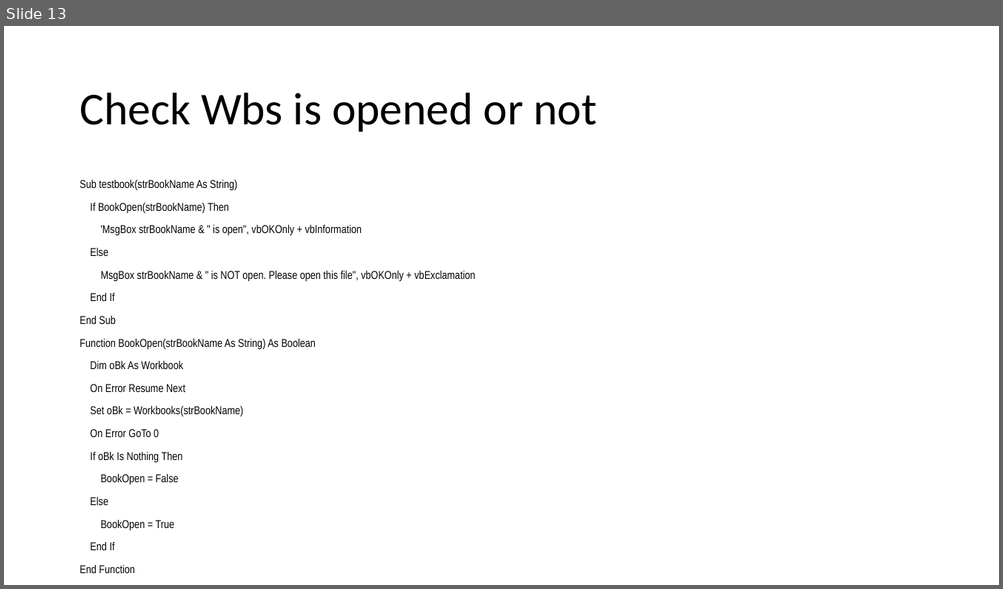
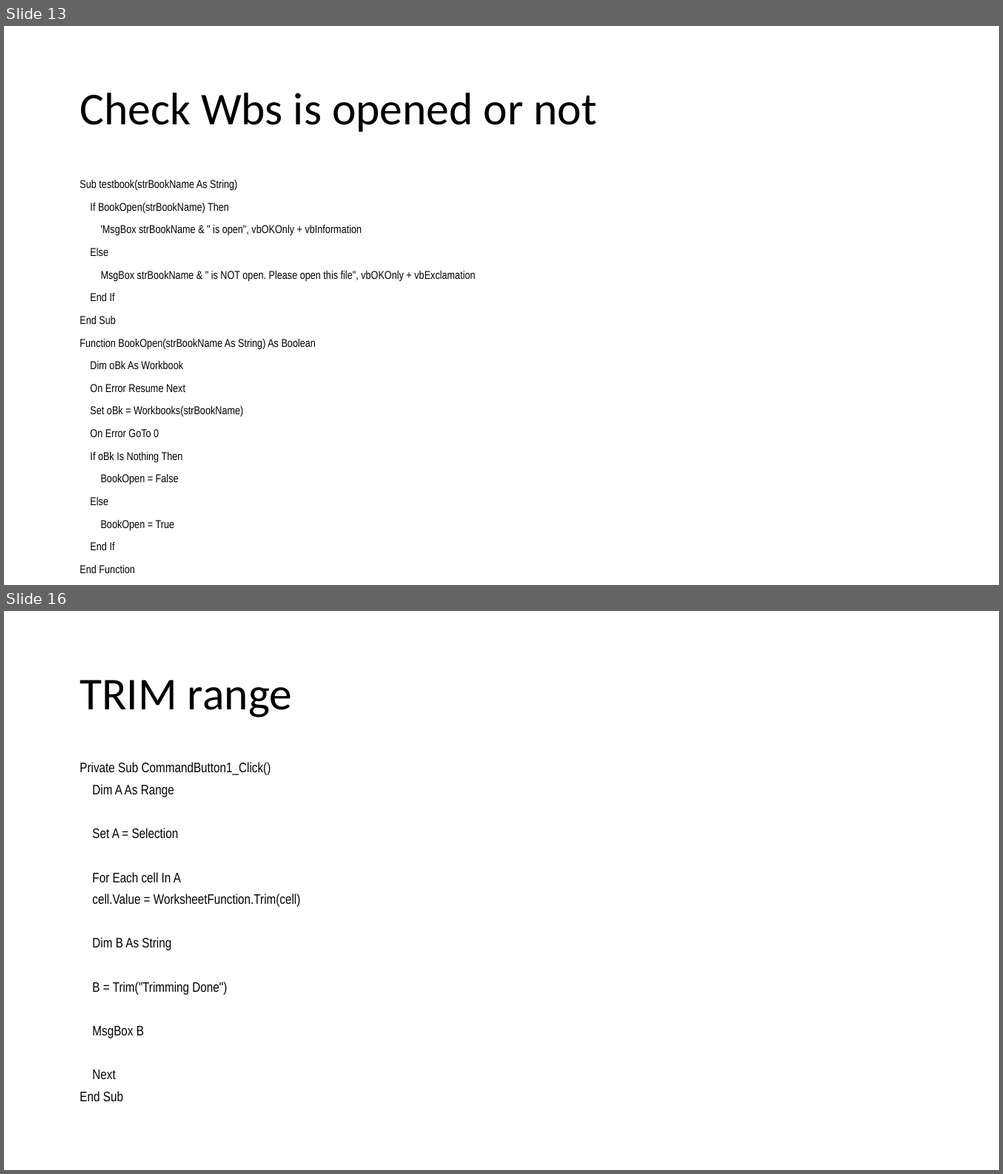
Before and after one commit to daoxuantruong/Demo, a slide deck: VBA_Basic.pptx. Shown one above the other, each under a label of ours: slide 13 before the commit, slides 13 and 16 after it; the slides between them are not shown. The pictures are 1003x589 and 1003x1174 pixels, drawn with LibreOffice and Linux fonts; fonts in the diff are those of the drawing. Boxes give left, top, right and bottom in pixels: in the first picture for what was removed or moved away, otherwise in the second. Text is boxed around its words. In the diff, an @@ line names an element or a change of style, - is before the commit and + after.

```diff
--- a/VBA_Basic.pptx
+++ b/VBA_Basic.pptx
@@ slide 16 added at <box>4,611,999,1170</box>, background #FFFFFF @@
@@ title added at <box>79,680,292,718</box>, 44 pt, text #000000 @@
+TRIM range
@@ text added at <box>79,762,300,1102</box>, 13.3 pt, text #000000 @@
+Private Sub CommandButton1_Click()
+Dim A As Range
+Set A = Selection
+For Each cell In A
+cell.Value = WorksheetFunction.Trim(cell)
+Dim B As String
+B = Trim("Trimming Done")
+MsgBox B
+Next
+End Sub
```
Also in this commit, not shown: 2 other slides added.
